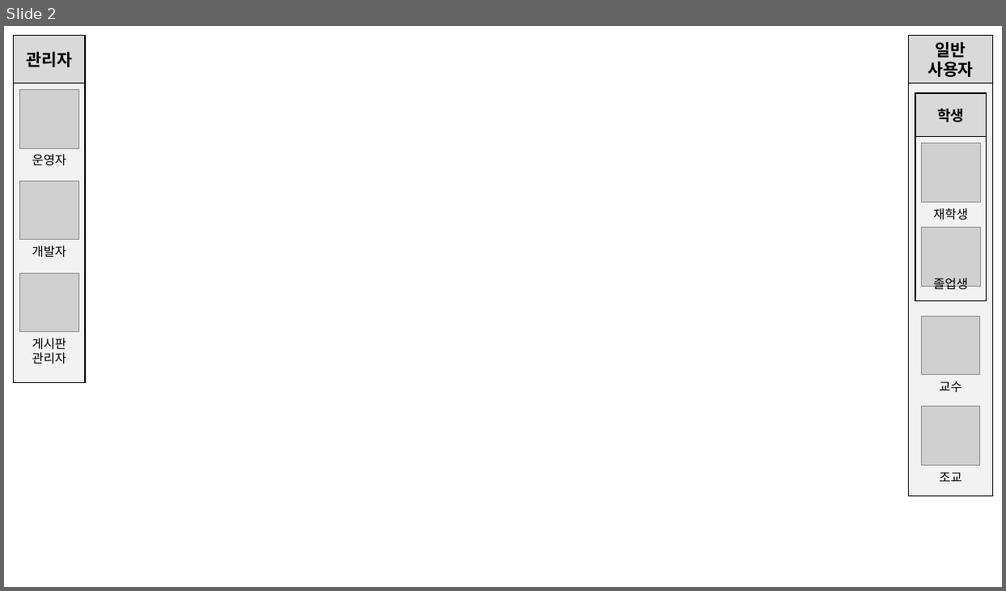
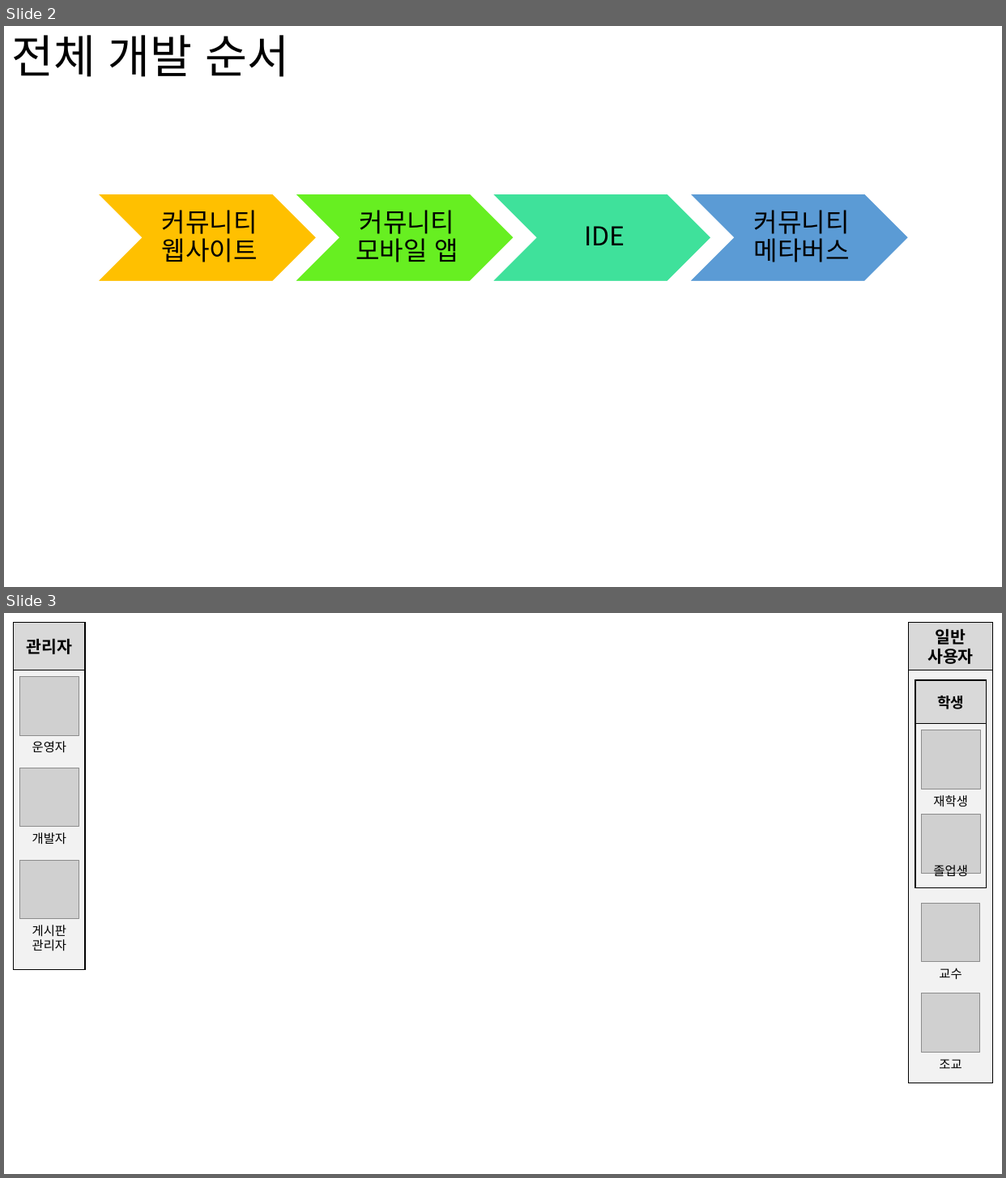
Before and after one commit to kkevin811015/MyDepartmentArchive, a slide deck: Documents/Requirements/service_order_client/raw/학과 커뮤니티 웹사이트 및 모바일 앱 개발 시스템 구성도.pptx. Shown one above the other, each under a label of ours: slide 2 before the commit, slides 2 and 3 after it. The pictures are 1006x591 and 1006x1178 pixels, drawn with LibreOffice and Linux fonts; fonts in the diff are those of the drawing; grey boxes stand for pictures. Boxes give left, top, right and bottom in pixels: in the first picture for what was removed or moved away, otherwise in the second. Text is boxed around its words. In the diff, an @@ line names an element or a change of style, - is before the commit and + after.

```diff
--- a/Documents/Requirements/service_order_client/raw/학과 커뮤니티 웹사이트 및 모바일 앱 개발 시스템 구성도.pptx
+++ b/Documents/Requirements/service_order_client/raw/학과 커뮤니티 웹사이트 및 모바일 앱 개발 시스템 구성도.pptx
@@ slide 2 added at (4,26,1002,587), background #FFFFFF @@
@@ title added at (11,35,290,77), 44 pt, text #000000 @@
+전체 개발 순서
@@ group added at (98,194,909,281): 4 chevrons, 4 texts @@
+커뮤니티 웹사이트
+커뮤니티 모바일 앱
+IDE
+커뮤니티 메타버스
@@ what was slide 2 is now slide 3 @@
```
Also in this commit, not shown: 1 slide changed.
